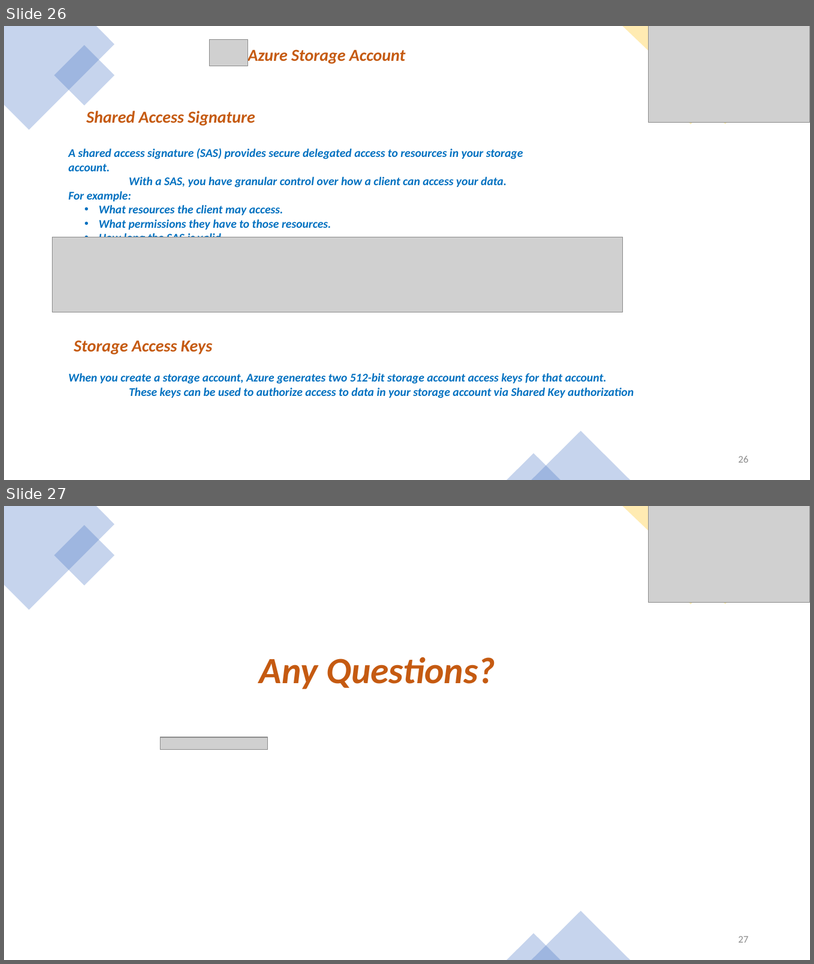
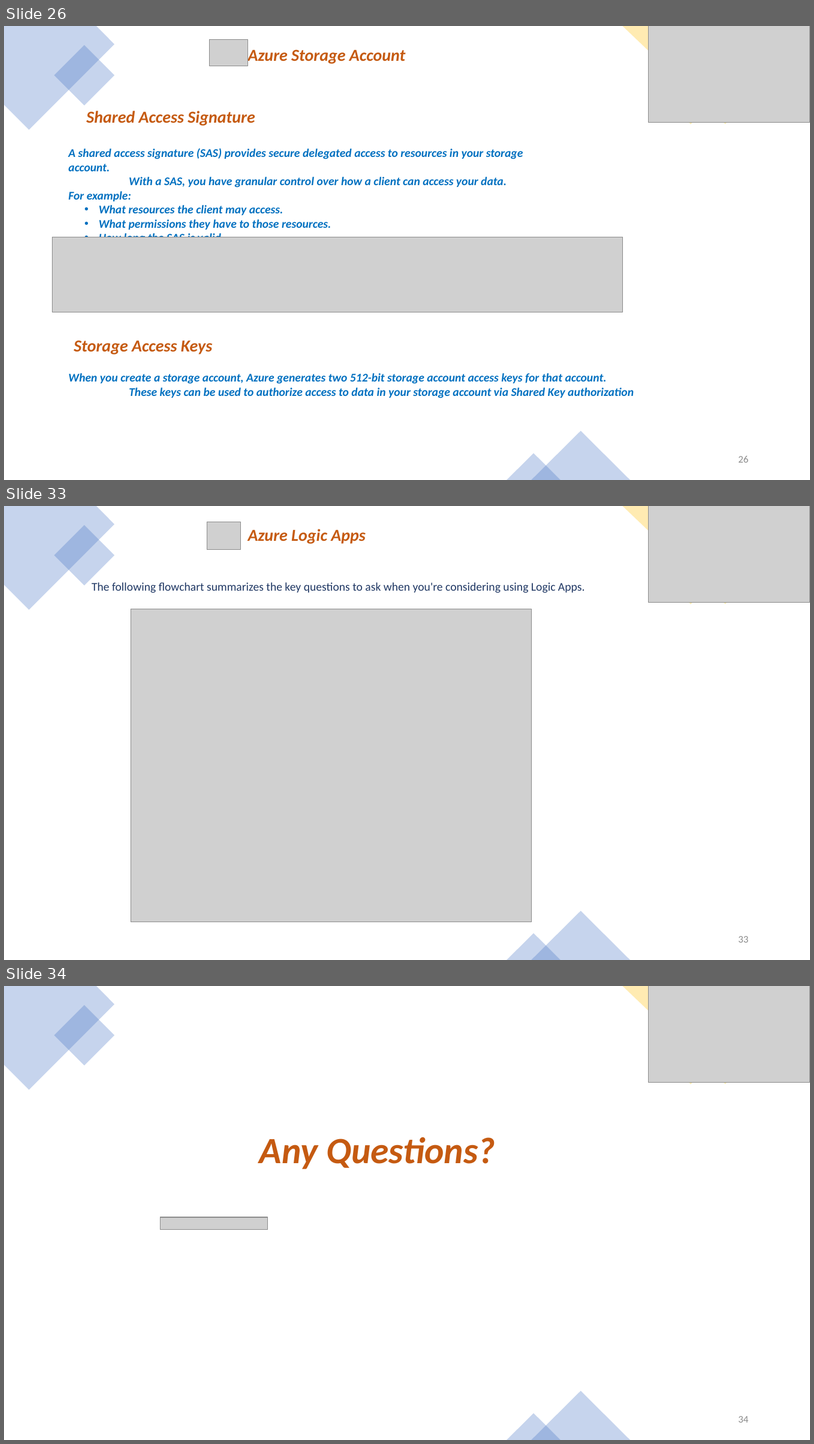
Before and after one commit to buchepalli-ramana-2/AzureDevOps, a slide deck: CoursePPT/Azure Compute.pptx. Shown one above the other, each under a label of ours: slides 26 and 27 before the commit, slides 26, 33 and 34 after it; the slides between them are not shown. The pictures are 814x964 and 814x1444 pixels, drawn with LibreOffice and Linux fonts; fonts in the diff are those of the drawing; grey boxes stand for pictures. Boxes give left, top, right and bottom in pixels: in the first picture for what was removed or moved away, otherwise in the second. Text is boxed around its words. In the diff, an @@ line names an element or a change of style, - is before the commit and + after.

```diff
--- a/CoursePPT/Azure Compute.pptx
+++ b/CoursePPT/Azure Compute.pptx
@@ slide 33 added at (x1=4, y1=506, x2=810, y2=960), background #4472C4 at 92% opacity @@
@@ rectangle added at (x1=4, y1=506, x2=810, y2=960), fill #FFFFFF @@
@@ freeform shape added at (x1=4, y1=506, x2=115, y2=610), fill #4472C4 at 30% opacity @@
@@ picture added at (x1=207, y1=522, x2=241, y2=550) @@
@@ freeform shape added at (x1=623, y1=506, x2=810, y2=604), fill #FFC000 at 30% opacity @@
@@ picture added at (x1=649, y1=506, x2=810, y2=602) @@
@@ rectangle added at (x1=54, y1=525, x2=115, y2=586), fill #4472C4 at 30% opacity @@
@@ text added at (x1=248, y1=529, x2=365, y2=544), 20 pt, text #C55A11, bold, italic @@
+Azure Logic Apps
@@ rectangle added at (x1=659, y1=540, x2=723, y2=604), fill #FFC000 at 30% opacity @@
@@ text added at (x1=92, y1=582, x2=585, y2=593), 14 pt, text #203864 @@
+The following flowchart summarizes the key questions to ask when you're considering using Logic Apps.
@@ picture added at (x1=131, y1=609, x2=532, y2=922) @@
@@ triangle added at (x1=531, y1=911, x2=630, y2=960), fill #4472C4 at 30% opacity @@
@@ triangle added at (x1=507, y1=933, x2=561, y2=960), fill #4472C4 at 30% opacity @@
@@ page number added at (x1=738, y1=936, x2=749, y2=942), 12 pt, text #8C8C8C @@
+33
@@ what was slide 27 is now slide 34 @@
@@ page number at (x1=738, y1=1416, x2=749, y2=1422): text changed @@
-27
+34
```
Also in this commit, not shown: 6 other slides added, 2 other files.
